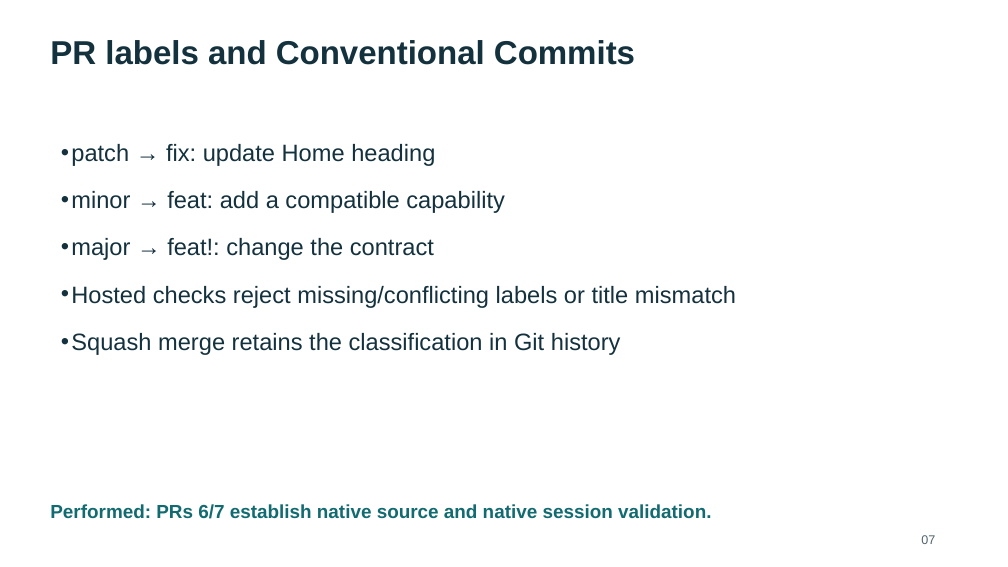
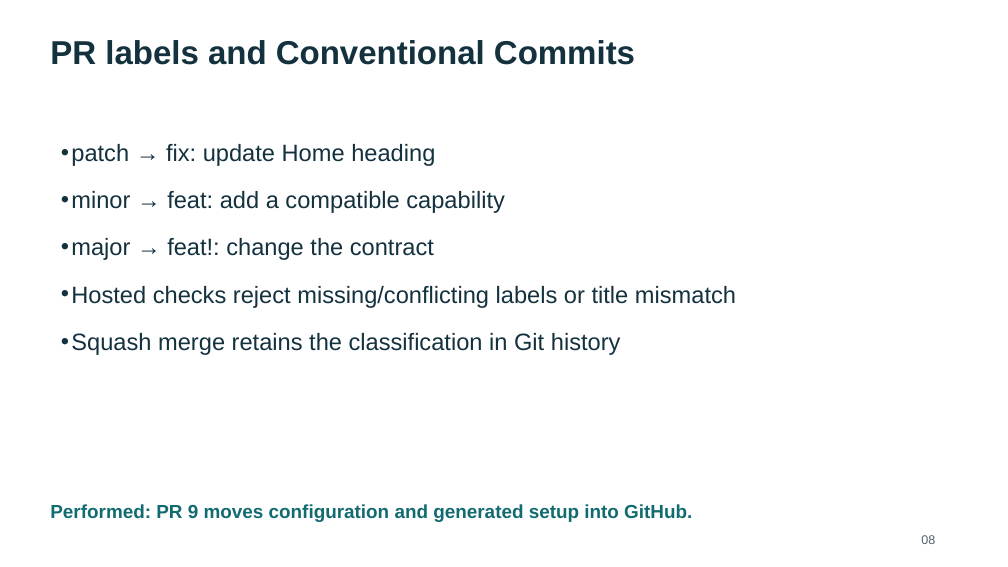
Before and after one commit to rstyczynski/APEX_CICD, a slide deck: slide 8 of progress/E.3/sprint_E.3_increment_demo.pptx (slide 7 before the commit). Drawn at 1008x567 pixels with LibreOffice and Linux fonts; fonts in the diff are those of the drawing. Boxes give left, top, right and bottom in pixels: in the first picture for what was removed or moved away, otherwise in the second. Text is boxed around its words. In the diff, an @@ line names an element or a change of style, - is before the commit and + after.

```diff
--- a/progress/E.3/sprint_E.3_increment_demo.pptx
+++ b/progress/E.3/sprint_E.3_increment_demo.pptx
@@ text at bbox=[50, 504, 692, 522]: text changed @@
-Performed: PRs 6/7 establish native source and native session validation.
+Performed: PR 9 moves configuration and generated setup into GitHub.
@@ text at bbox=[921, 535, 935, 544]: text changed @@
-07
+08
```
Also in this commit, not shown: 10 other slides changed, 1 slide added, 55 other files.
